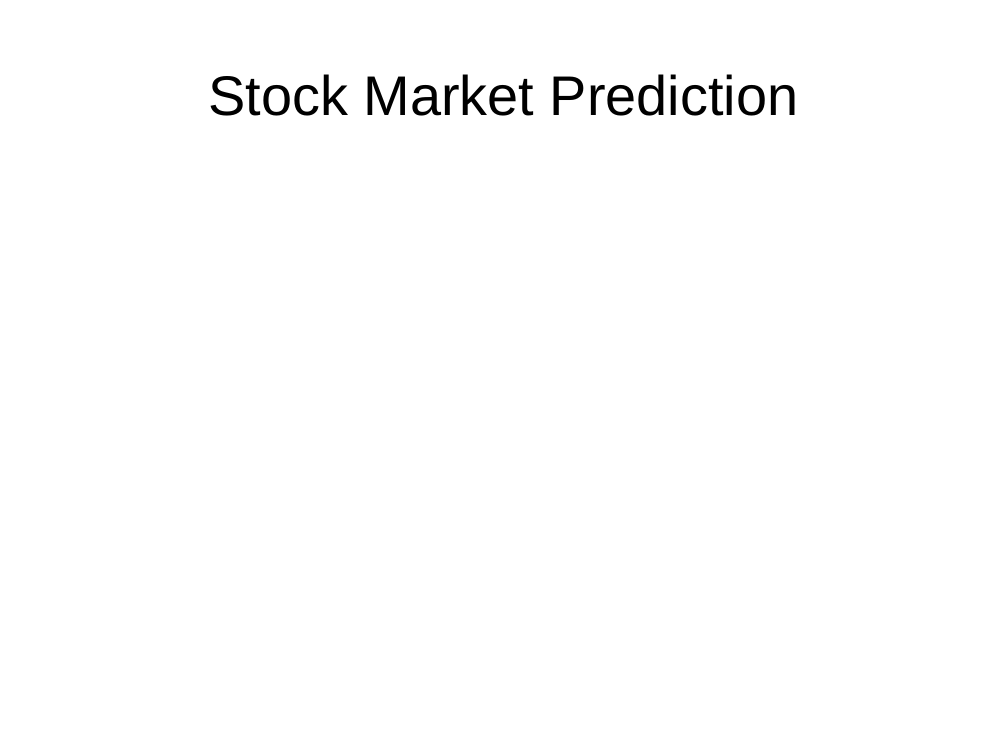
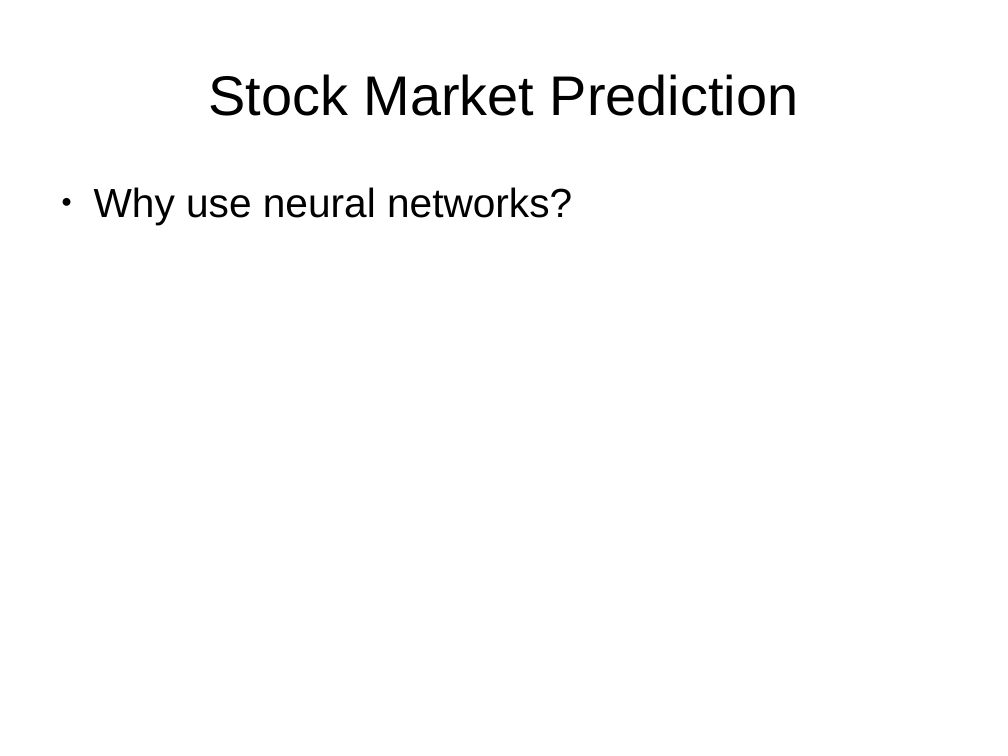
Before and after one commit to JaimeLennox/topicspresentation, a slide deck: slide 5 of presentation_applications.odp (slide 3 before the commit). Drawn at 1008x756 pixels with LibreOffice and Linux fonts; fonts in the diff are those of the drawing. Boxes give left, top, right and bottom in pixels: in the first picture for what was removed or moved away, otherwise in the second. Text is boxed around its words. In the diff, an @@ line names an element or a change of style, - is before the commit and + after.

Commit message:
Started stock market predictions section.

```diff
--- a/presentation_applications.odp
+++ b/presentation_applications.odp
@@ text added at bbox=[94, 187, 572, 225], 32 pt, text #000000 @@
+● Why use neural networks?
```
Also in this commit, not shown: 1 other file.
